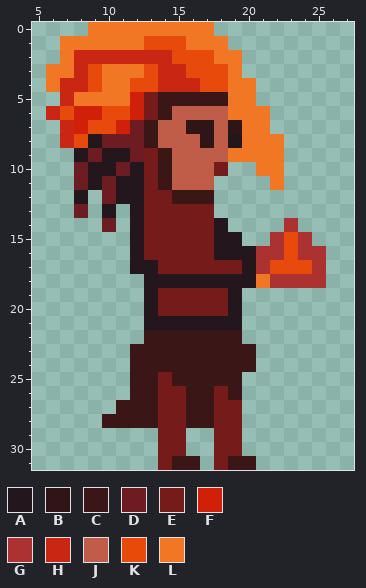
Pixel-art sprite, stored at shared/assets/wytch-fyre.png. The picture above is the old version.
The file is 32x32 pixels. Colours within 5 levels of each other are drawn and written as one. Shown: x 5..27, y 0..31.
Palette (. is transparent): A #24161d  B #301517  C #3a1617  D #6d1d21  E #751c1a  F #d02007  G #ac3232  H #ca2614  J #c05d48  K #e84a0b  L #f27724
Pixels before, first column x 6:
 0 ...LLLLLLLLL........
 1 .LLLLLLKKKLLL.......
 2 .LHHHHHHHKKKLL......
 3 LLHKLLLKHHKKKL......
 4 LHHKLLKKHHHKKLL.....
 5 .HLLLLFECCCCCLL.....
 6 HKFFKKFECJJJJLLL....
 7 .HFKKFDCJJBBJBLL....
 8 .HKADDDCJJJBJALLL...
 9 ..ADAADECJJJJLLLL...
10 ..DAADAECJJJE..LL...
11 ..DADAAECJJJ....L...
12 ..A.DAAEECCC........
13 ..D.A.AEEEEE........
14 ....D.AEEEEEA....G..
15 ......AEEEEEAA..GKG.
16 ......AEEEEEAAAGGKGG
17 ......AAEEEEEEAGKKKG
18 .......AAAAAAAALGGGG
19 .......AEEEEEA......
20 .......AEEEEEA......
21 .......AAAAAAA......
22 .......CCCCCCC......
23 ......CCCCCCCCC.....
24 ......CCCCCCCCC.....
25 ......CCECCCCC......
26 ......CCEECCEC......
27 .....CCCEECCEE......
28 ....CCCCEECCEE......
29 ........EE..EE......
30 ........EE..EE......
31 ........ECC.ECC.....
Now the later version:
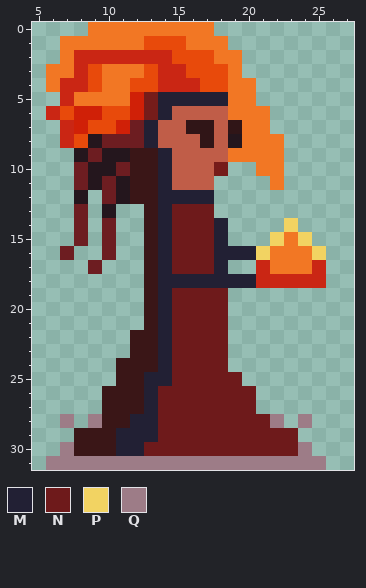
Colours new in this view: M #222034  N #6e1a1b  P #f2d362  Q #9d7c87
The exact change:
Changed rows in their new state; - is an unchanged pixel.
first column x 6:
 5 --------MMMMM-------
 6 --------M-----------
 7 -------M------------
 8 -------M------------
 9 ------CCM-----------
10 ------CCM-----------
11 ------CCM-----------
12 ------CCMMMM--------
13 ------.CMNNN--------
14 --D---.CMNNNM----P--
15 --D-D-.CMNNNM.--PLP-
16 -D--D-.CMNNNMMMPLLLP
17 ---D--.CMNNNM..HLLLH
18 -------CMMMMMMMHHHHH
19 -------CMNNNN.------
20 -------CMNNNN.------
21 -------CMNNNN.------
22 ------C-MNNNN.------
23 --------MNNNN..-----
24 -----C--MNNNN..-----
25 -----C-MMNNNNN------
26 ----CC-MNNNNNNN-----
27 ----C--MNNNNNNN-----
28 -Q-Q--MMNNNNNNNNQ-Q-
29 --CCCMMMNNNNNNNNNN--
30 -QCCCMMNNNNNNNNNNNQ-
31 QQQQQQQQQQQQQQQQQQQQ
Where, in picture pixels (left, top, right, bottom), the same in both pictures:
changed: (46, 92, 326, 470)
